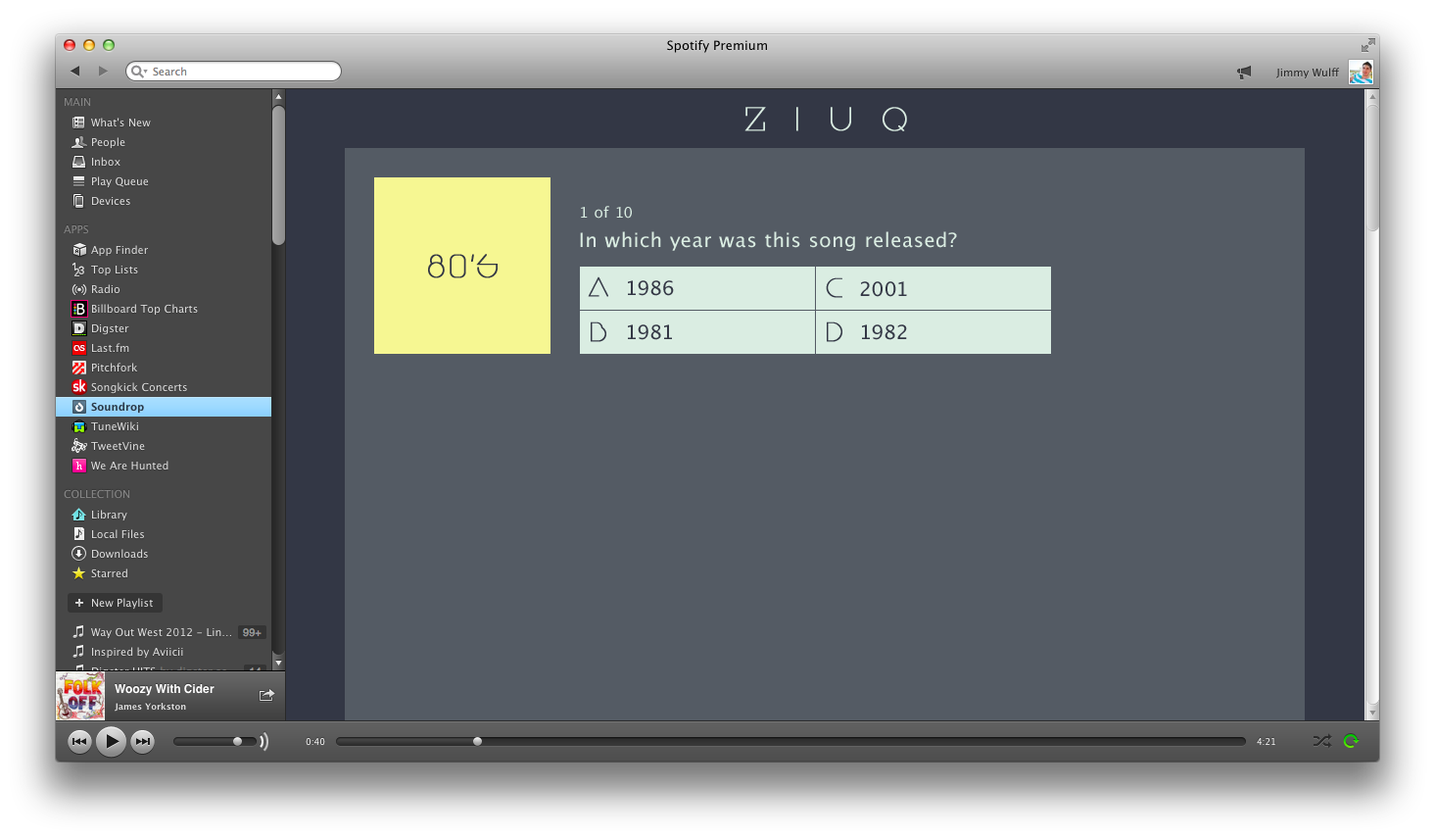
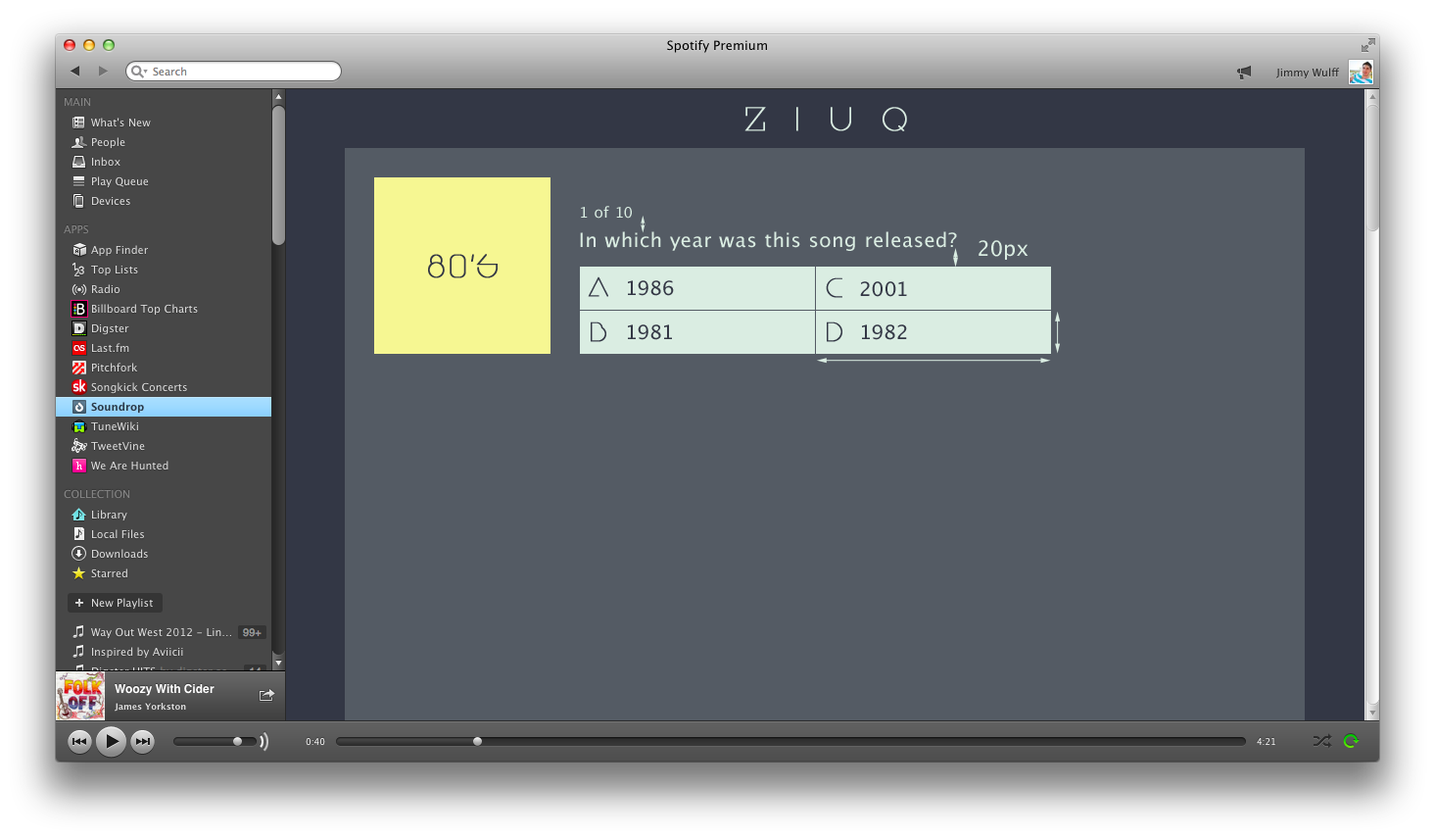
Layers edited between the first and the second (1435, 839) image:
added layer "20px" in group "mått och färger" over [978, 239, 1029, 260]
added layer "Layer 16" in group "mått och färger" over [639, 215, 1061, 364]
